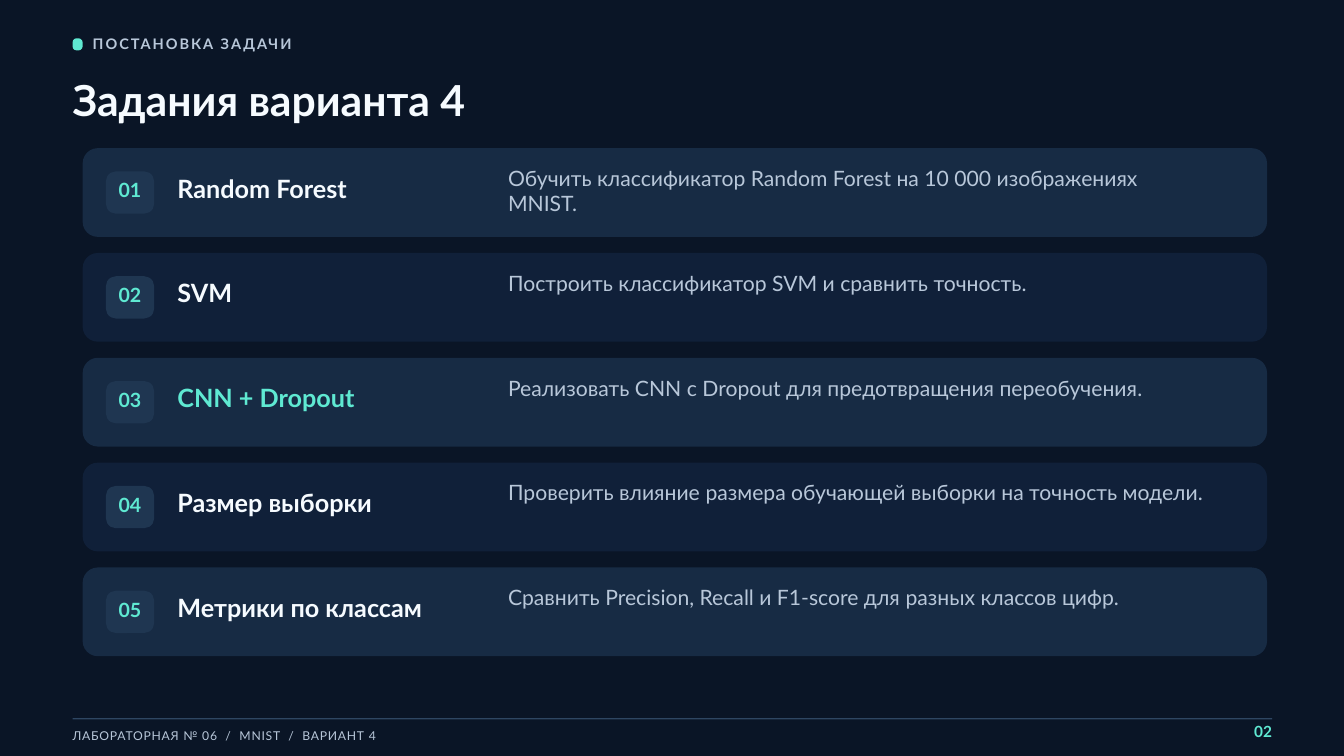
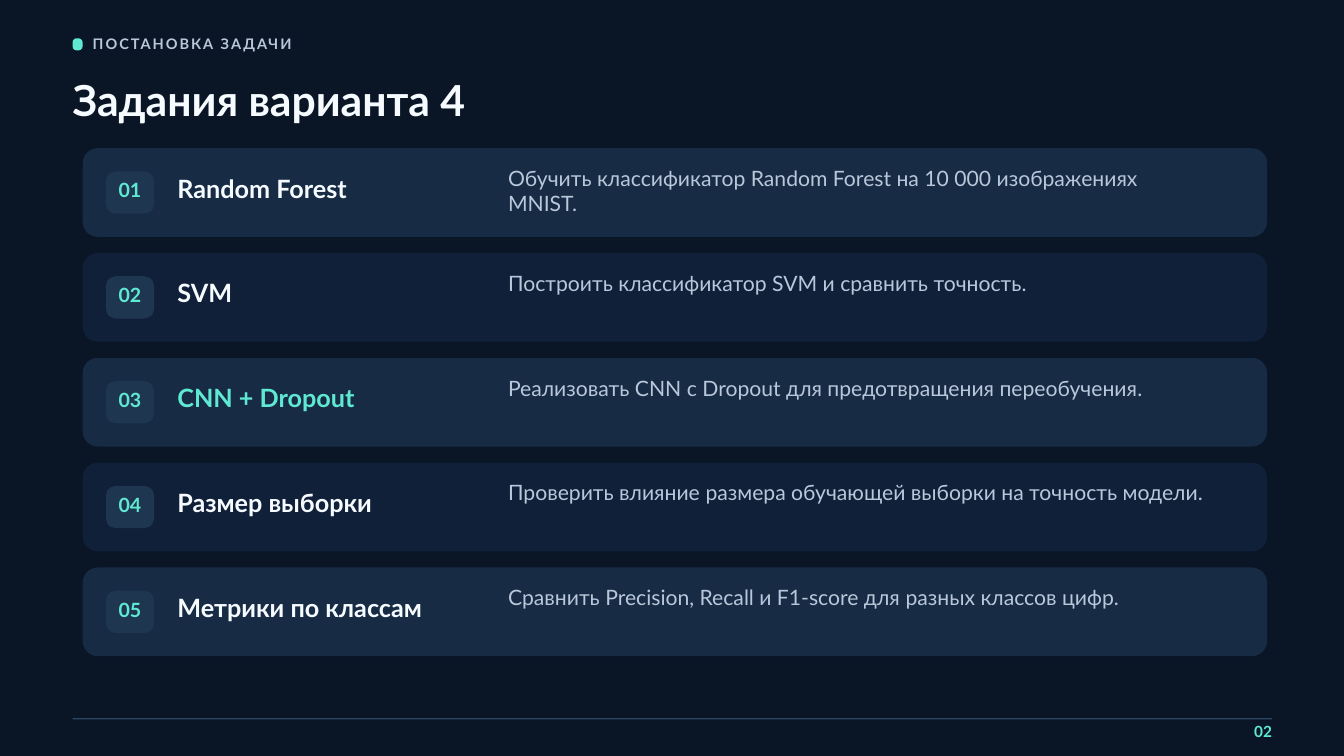
Before and after one commit to Travkova/CV_labs, a slide deck: slide 2 of Классификация изображений/Лебедкин Травкова 6ЛР.pptx. Drawn at 1344x756 pixels with LibreOffice and Linux fonts; fonts in the diff are those of the drawing. Boxes give left, top, right and bottom in pixels: in the first picture for what was removed or moved away, otherwise in the second. Text is boxed around its words. In the diff, an @@ line names an element or a change of style, - is before the commit and + after.

```diff
--- a/Классификация изображений/Лебедкин Травкова 6ЛР.pptx
+++ b/Классификация изображений/Лебедкин Травкова 6ЛР.pptx
@@ text removed at box(73, 731, 376, 740) @@
-ЛАБОРАТОРНАЯ № 06 / MNIST / ВАРИАНТ 4
```
Also in this commit, not shown: 18 other slides changed.
